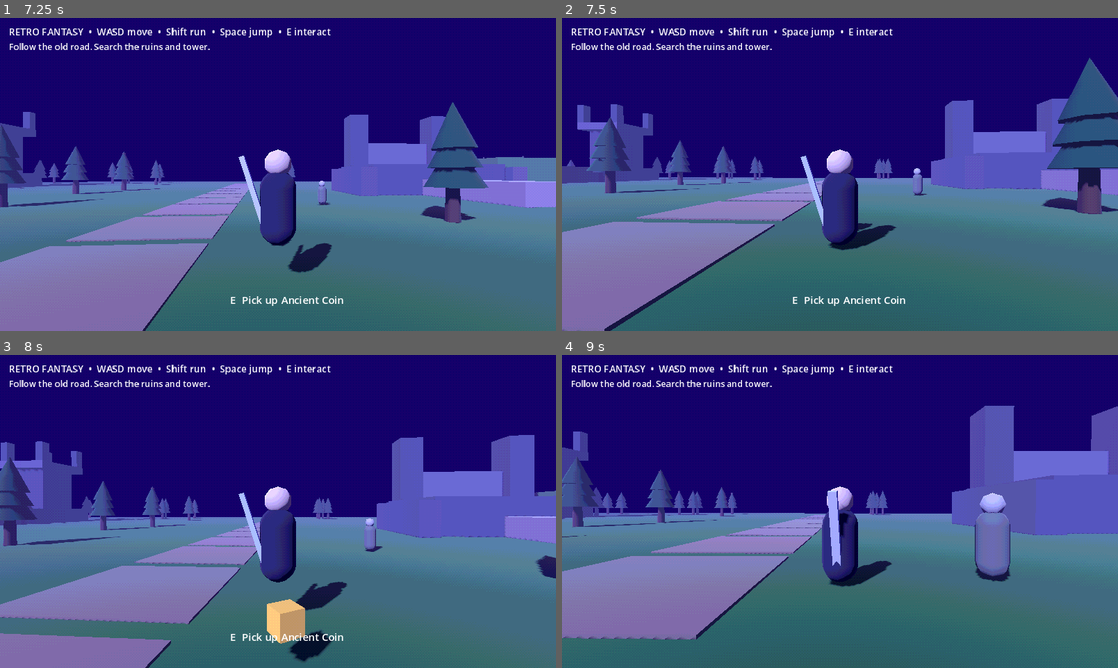
Above: before the commit, frames 1-4 (two rows, left to right).
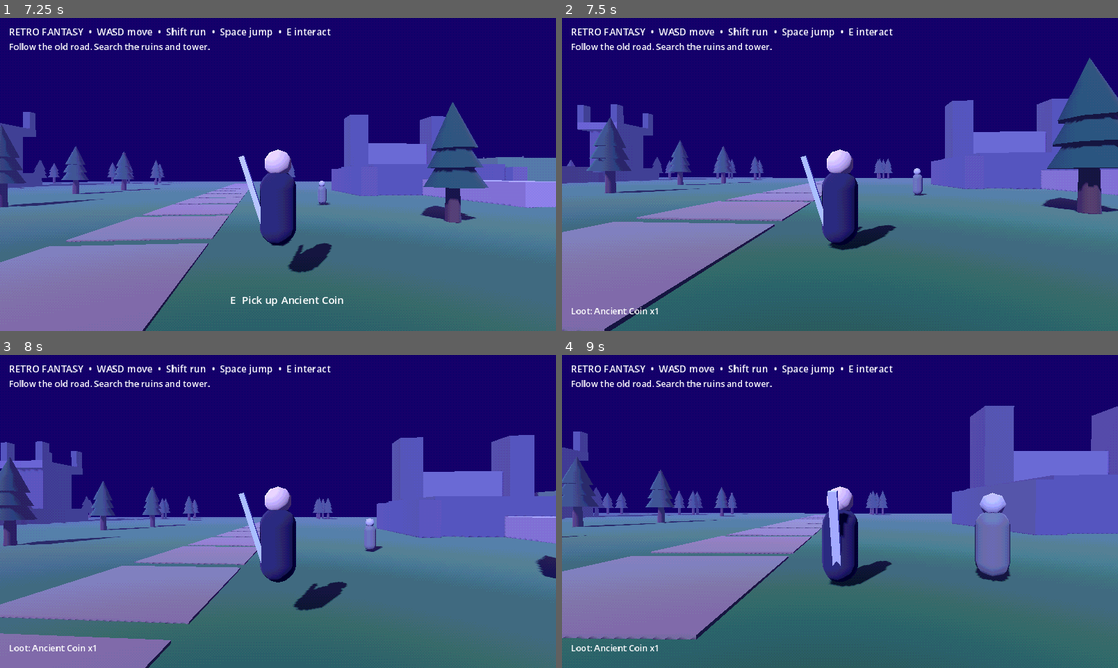
Above: after the commit, the same moments.

Repository: jasonjllind-cpu/aispel
Game: Godot game, scene res://main.tscn
Same seed, same stepped clock (60 frames per second), same inputs: the game is played once before the commit and once after it.
Inputs (mouse positions are in pixels of both pictures, inside the frame that each line leads up to):
- Up to frame 1 (7.25 s): move the mouse to (305, 174) at 0.52 s; hold E (interact, bound only after the commit) 0.53-1.28 s; hold W (move_forward) 0.53-5.78 s; tap Space (jump) at 0.77, 1.52, 3.02, 3.77, 4.52, 6.02, 6.77 s; move the mouse to (250, 174) at 1.27 s; tap Shift (sprint) at 1.35, 5.85 s; tap E (interact, bound only after the commit) at 1.55, 2.85, 3.8, 4.35, 6.05 s; move the mouse to (289, 168) at 2.02 s; hold E (interact, bound only after the commit) 2.03-2.78 s; move the mouse to (272, 180) at 2.77 s; move the mouse to (316, 177) at 3.52 s; hold Shift (sprint) 3.53-4.28 s; move the mouse to (233, 171) at 4.27 s; move the mouse to (283, 174) at 5.02 s; hold E (interact, bound only after the commit) 5.03-5.78 s; move the mouse to (255, 168) at 5.77 s; hold D (move_right) 5.78-6.53 s; move the mouse to (305, 174) at 6.52 s; hold W (move_forward) from 6.53 s (still down); hold E (interact, bound only after the commit) from 6.53 s (still down)
- Up to frame 2 (7.5 s): keep holding W (move_forward); move the mouse to (812, 174) at 7.27 s; release E (interact, bound only after the commit) at 7.28 s; tap E (interact, bound only after the commit) at 7.35 s
- Up to frame 3 (8 s): keep holding W (move_forward); tap Space (jump) at 7.52 s
- Up to frame 4 (9 s): move the mouse to (851, 505) at 8.02 s; hold Shift (sprint) 8.03-8.78 s; tap E (interact, bound only after the commit) at 8.3, 8.85 s; move the mouse to (834, 517) at 8.77 s; release W (move_forward) at 8.78 s; hold A (move_left) from 8.78 s (still down)

Frame 1 is identical in both runs. In frame 2, 0.4% of the frame differs, in the area x 1-62%, y 65-95%; in frame 3, 1.5%, in the area x 1-62%, y 78-98%; in frame 4, 0.1%.

Commit message:
Add interaction input

Diff:
--- a/project.godot
+++ b/project.godot
@@ -44,6 +44,10 @@
 "deadzone": 0.5,
 "events": [Object(InputEventKey,"physical_keycode":4194325)]
 }
+interact={
+"deadzone": 0.5,
+"events": [Object(InputEventKey,"physical_keycode":69)]
+}
 
 [rendering]
 
